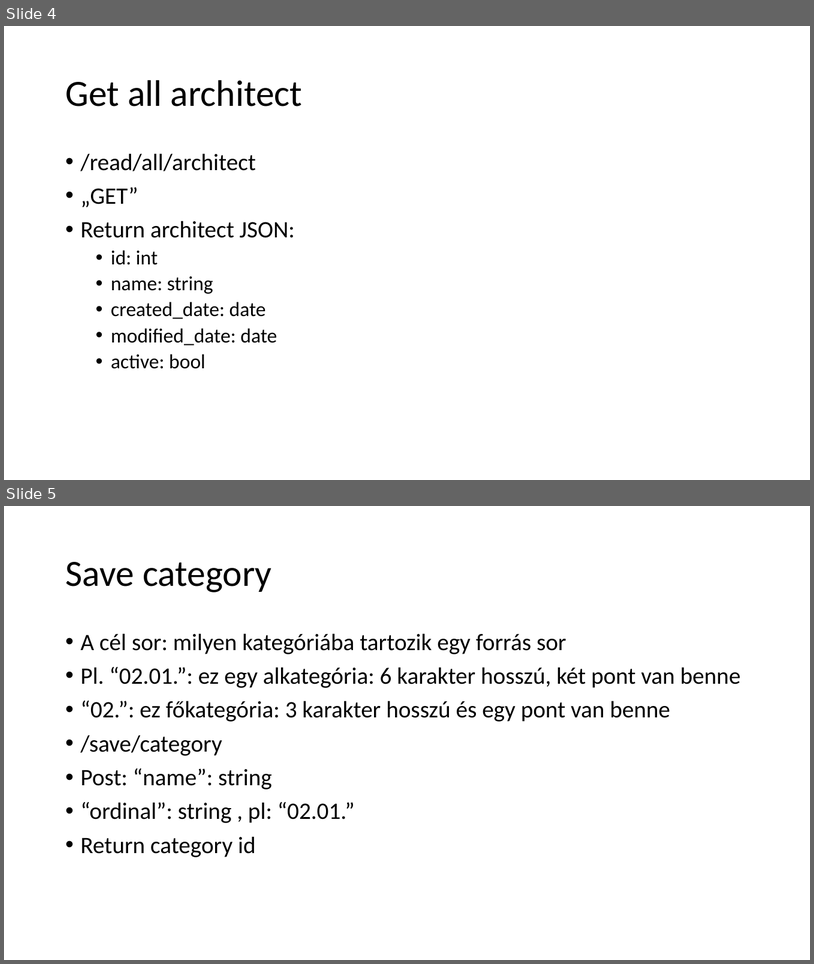
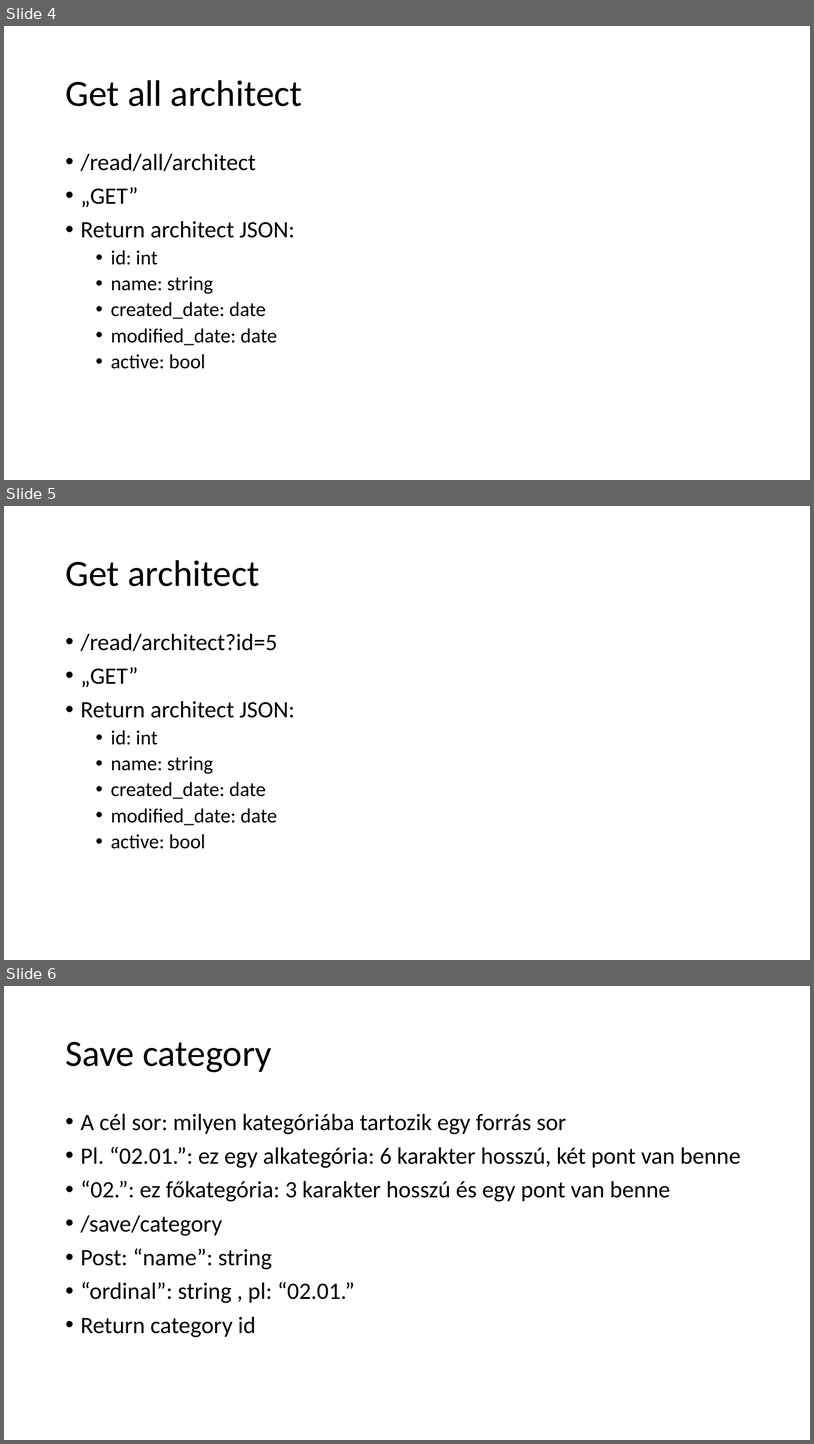
Before and after one commit to ejanos/strabag, a slide deck: python WebAPI.ppt. Shown one above the other, each under a label of ours: slides 4 and 5 before the commit, slides 4, 5 and 6 after it. The pictures are 814x964 and 814x1444 pixels, drawn with LibreOffice and Linux fonts; fonts in the diff are those of the drawing. Boxes give left, top, right and bottom in pixels: in the first picture for what was removed or moved away, otherwise in the second. Text is boxed around its words. In the diff, an @@ line names an element or a change of style, - is before the commit and + after.

```diff
--- a/python WebAPI.ppt
+++ b/python WebAPI.ppt
@@ slide 5 added at (x1=4, y1=506, x2=810, y2=960), background #FFFFFF @@
@@ title added at (x1=65, y1=560, x2=260, y2=586), 44 pt, text #000000 @@
+Get architect
@@ text added at (x1=81, y1=633, x2=295, y2=849), 24 pt, text #000000 @@
+• /read/architect?id=5
+• „GET”
+• Return architect JSON:
+  • id: int
+  • name: string
+  • created_date: date
+  • modified_date: date
+  • active: bool
@@ what was slide 5 is now slide 6 @@
```
Also in this commit, not shown: 1 other slide added, 2 other files.
